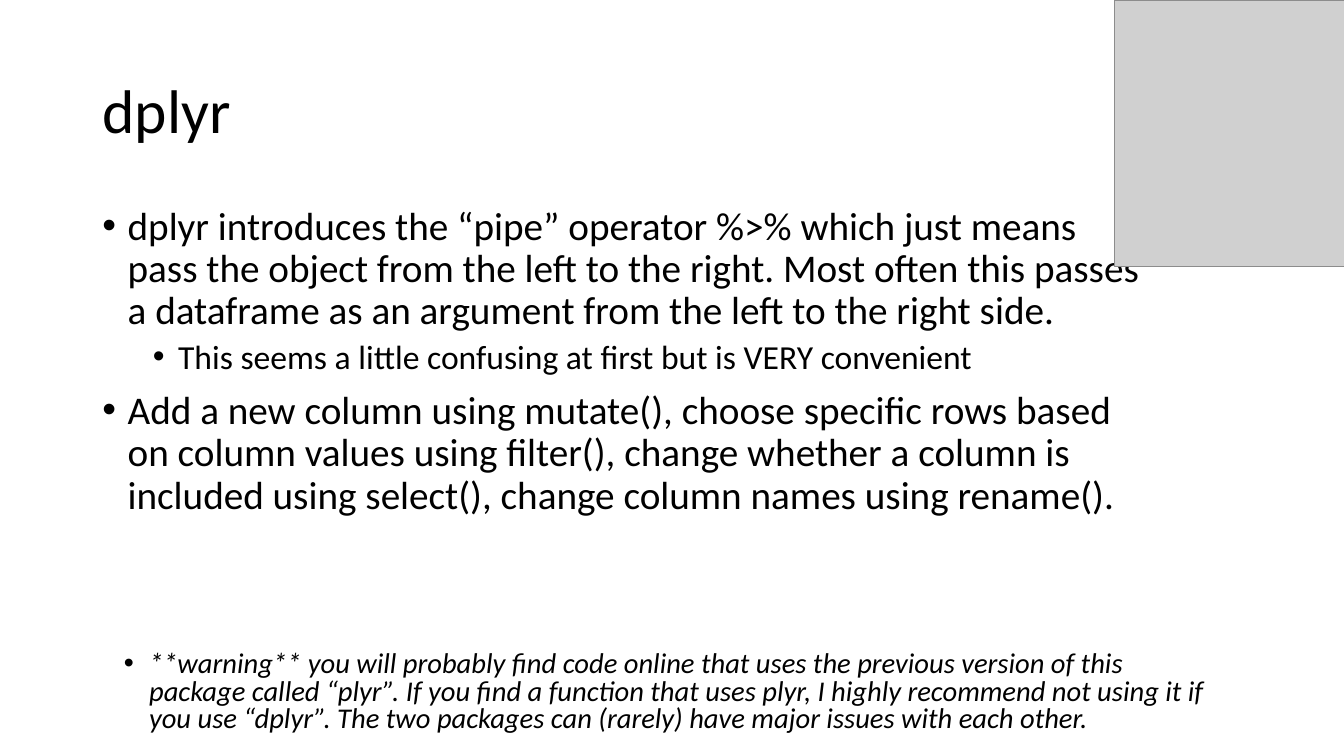
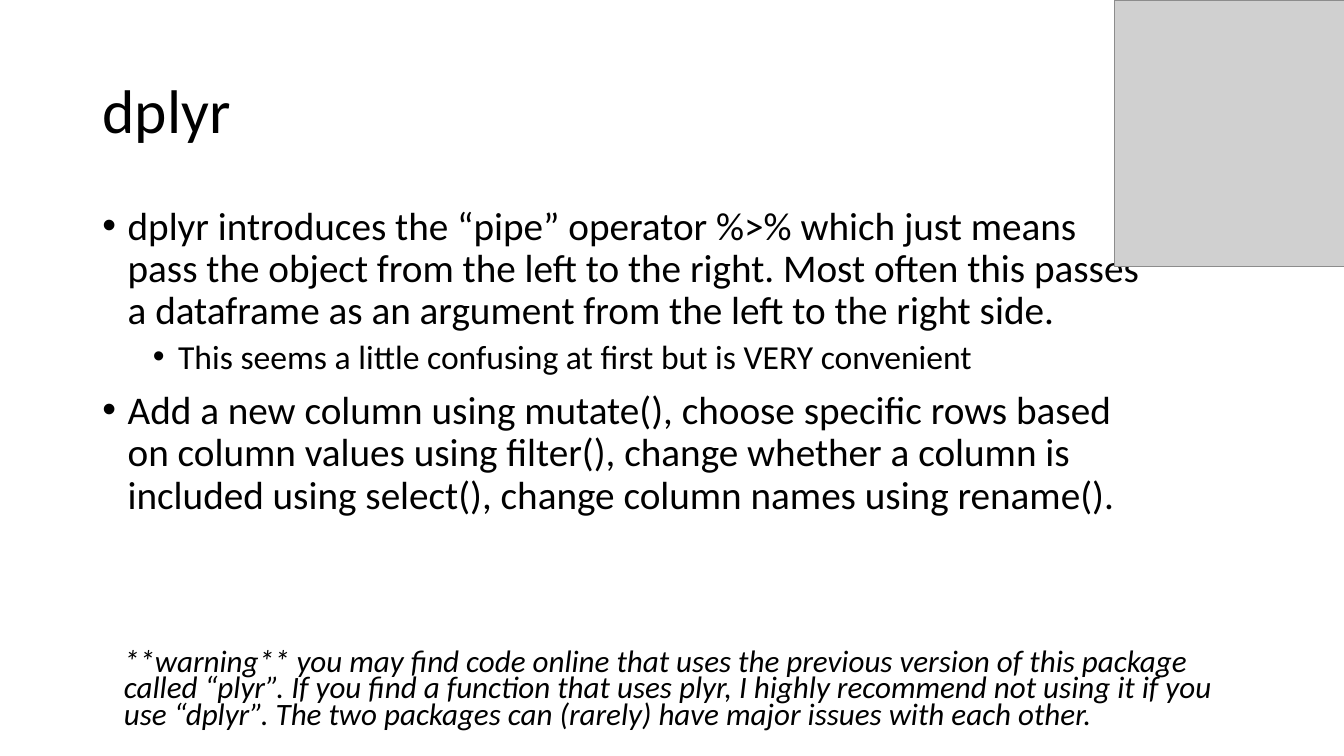
Before and after one commit to justinpriest/R_Intro_ADFG, a slide deck: slide 50 of The Basics of R.pptx (slide 43 before the commit). Drawn at 1344x756 pixels with LibreOffice and Linux fonts; fonts in the diff are those of the drawing; grey boxes stand for pictures. Boxes give left, top, right and bottom in pixels: in the first picture for what was removed or moved away, otherwise in the second. Text is boxed around its words. In the diff, an @@ line names an element or a change of style, - is before the commit and + after.

```diff
--- a/The Basics of R.pptx
+++ b/The Basics of R.pptx
@@ text at box(124, 650, 1211, 731): text changed; size 20.4 to 22.2 pt @@
-• **warning** you will probably find code online that uses the previous version of this package called “plyr”. If you find a function that uses plyr, I highly recommend not using it if you use “dplyr”. The two packages can (rarely) have major issues with each other.
+**warning** you may find code online that uses the previous version of this package called “plyr”. If you find a function that uses plyr, I highly recommend not using it if you use “dplyr”. The two packages can (rarely) have major issues with each other.
```
Also in this commit, not shown: 31 other slides changed, 8 slides added, 1 other file.
